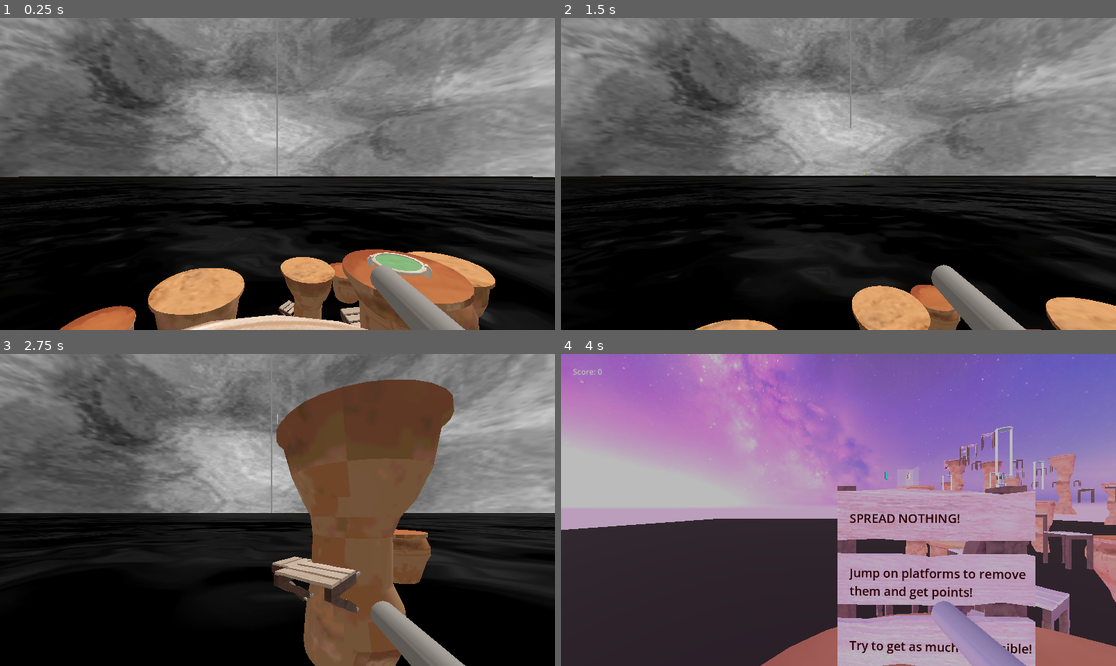
Above: before the commit, frames 1-4 (two rows, left to right).
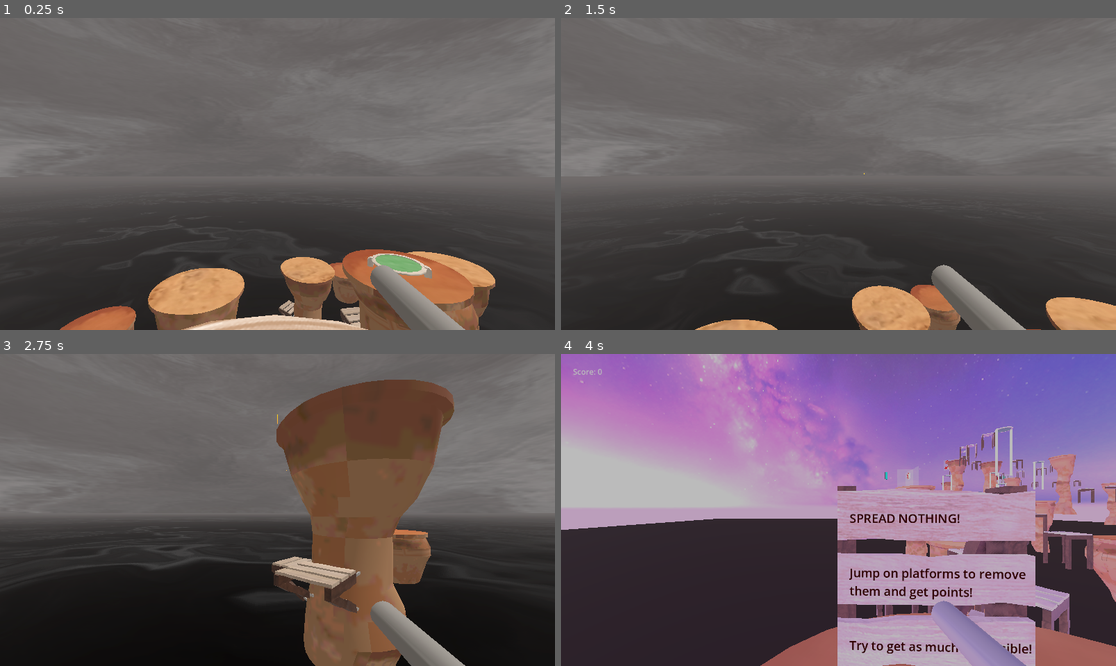
Above: after the commit, the same moments.

Repository: MangiameliFabio/NordicGameJam2026
Game: Godot game, scene res://Levels/DomTest.tscn
Two runs of this game, one before a commit and one after it. Both use one fixed random seed, a clock stepped at 60 frames per second and the inputs below. This scene is started directly instead of the project's main scene.
Inputs (mouse positions are in pixels of both pictures, inside the frame that each line leads up to):
- Up to frame 1 (0.25 s): no input
- Up to frame 2 (1.5 s): tap Enter at 0.5 s; move the mouse to (866, 174) at 0.52 s; press the mouse at (866, 174) at 0.53 s; hold W (Forward) from 0.53 s (still down); tap Space (Jump) at 0.77 s; move the mouse to (810, 174) at 1.27 s; release the mouse at (810, 174) at 1.28 s; tap Shift (Sprint) at 1.35 s
- Up to frame 3 (2.75 s): keep holding W (Forward); tap Space (Jump) at 1.52 s; move the mouse to (288, 503) at 2.02 s; press the mouse at (288, 503) at 2.03 s
- Up to frame 4 (4 s): move the mouse to (832, 516) at 2.77 s; release the mouse at (832, 516) at 2.78 s; tap Shift (Sprint) at 2.85 s; tap Space (Jump) at 3.02 s; release W (Forward) at 3.5 s; click "Restart" at 3.5 s

The runs differ from the first frame. In frame 1, 61% of the frame differs, in the area x 0-100%, y 0-100%; in frame 2, 68%; in frame 3, 35%; in frame 4, nothing differs.

Commit message:
domtest level at 22:29 hehe

Diff:
--- a/Levels/DomTest.tscn
+++ b/Levels/DomTest.tscn
@@ -16,10 +16,14 @@
 colors = PackedColorArray(0, 0, 0, 1, 0.4054054, 0.4054054, 0.4054054, 1, 1, 1, 1, 1)
 
 [sub_resource type="FastNoiseLite" id="FastNoiseLite_46fj2"]
+noise_type = 0
+frequency = 0.0064
 domain_warp_enabled = true
 domain_warp_type = 2
 
 [sub_resource type="NoiseTexture2D" id="NoiseTexture2D_bv3s5"]
+height = 1024
+generate_mipmaps = false
 noise = SubResource("FastNoiseLite_46fj2")
 color_ramp = SubResource("Gradient_6hxdk")
 seamless = true
@@ -42,10 +46,12 @@
 glow_enabled = true
 glow_bloom = 0.1
 glow_blend_mode = 0
+fog_enabled = true
 fog_light_color = Color(0.566096, 0.54439425, 0.54151064, 1)
 fog_light_energy = 0.57
+fog_density = 0.0046
+fog_sky_affect = 0.751
 fog_depth_begin = 74.5
-volumetric_fog_enabled = true
 volumetric_fog_density = 0.024
 volumetric_fog_albedo = Color(0.8047426, 0.80474263, 0.8047426, 1)
 volumetric_fog_emission = Color(0.021434618, 0.02143464, 0.021434633, 1)
@@ -99,7 +105,7 @@
 albedo_color = Color(0.1237779, 0.080803774, 0, 1)
 
 [sub_resource type="BoxShape3D" id="BoxShape3D_o0x4h"]
-size = Vector3(278.70215, 1, 291.31445)
+size = Vector3(334.2331, 1, 352.64014)
 
 [node name="DomTest" type="Node3D" unique_id=2091618539]
 
@@ -112,8 +118,9 @@
 environment = SubResource("Environment_bvi20")
 
 [node name="DirectionalLight3D" type="DirectionalLight3D" parent="." unique_id=72789605]
-transform = Transform3D(0.86717135, 0.20996083, 0.45158637, -0.30191317, -0.49950698, 0.81199825, 0.39605835, -0.8404816, -0.36976817, 0, 15.284137, 0)
+transform = Transform3D(0.86717147, 0.20996082, 0.45158648, -0.4359105, -0.118483126, 0.89215696, 0.24082336, -0.9705043, -0.011221021, 0, 15.284137, 0)
 light_color = Color(0.9365489, 0.9073955, 0.87830734, 1)
+light_energy = 0.9
 light_volumetric_fog_energy = 1.158
 
 [node name="Platform1" parent="." unique_id=519910090 instance=ExtResource("2_r83mg")]
@@ -128,6 +135,18 @@
 [node name="Platform10" parent="." unique_id=998525585 instance=ExtResource("3_dyrbm")]
 transform = Transform3D(-0.2978592, 0, 0.035775926, 0, 0.29999992, 0, -0.035775926, 0, -0.2978592, -2.1558204, 1.5539551, -9.985995)
 
+[node name="Platform79" parent="." unique_id=1784405921 instance=ExtResource("3_dyrbm")]
+transform = Transform3D(0.24664322, 0, -0.17078386, 0, 0.29999992, 0, 0.17078386, 0, 0.24664322, -10.807211, 2.4720476, -2.16708)
+
+[node name="Platform80" parent="." unique_id=852147279 instance=ExtResource("3_dyrbm")]
+transform = Transform3D(-0.28580797, 0, -0.09117999, 0, 0.2999999, 0, 0.09117999, 0, -0.28580797, -9.975079, 2.4720476, -6.7185574)
+
+[node name="Platform81" parent="." unique_id=1469763951 instance=ExtResource("3_dyrbm")]
+transform = Transform3D(-0.26284406, 0, 0.14461327, 0, 0.2999999, 0, -0.14461327, 0, -0.26284406, -9.812509, 5.402916, -8.772162)
+
+[node name="Platform82" parent="." unique_id=152183490 instance=ExtResource("3_dyrbm")]
+transform = Transform3D(-0.29245403, 0, 0.06686274, 0, 0.2999999, 0, -0.06686274, 0, -0.29245403, -8.751872, 5.402916, -0.2540505)
+
 [node name="Platform11" parent="." unique_id=557838443 instance=ExtResource("3_dyrbm")]
 transform = Transform3D(-0.169814, 0, 0.24731198, 0, 0.29999995, 0, -0.24731198, 0, -0.169814, -0.12461579, 3.1291504, -11.442715)
 
@@ -155,12 +174,24 @@
 [node name="Platform2" parent="." unique_id=931645337 instance=ExtResource("4_bvi20")]
 transform = Transform3D(0.3, 0, 0, 0, 0.3, 0, 0, 0, 0.3, -1.1026123, 2.0196848, -0.19207287)
 
+[node name="Platform77" parent="." unique_id=1312546904 instance=ExtResource("4_bvi20")]
+transform = Transform3D(0.28026506, 0, 0.107011616, 0, 0.29999998, 0, -0.107011616, 0, 0.28026506, -7.1339445, 1.8377702, -3.9076462)
+
+[node name="Platform78" parent="." unique_id=260560594 instance=ExtResource("4_bvi20")]
+transform = Transform3D(0.2993532, 0, 0.019688867, 0, 0.29999998, 0, -0.019688867, 0, 0.2993532, -9.251313, 1.9909718, -3.844347)
+
 [node name="Platform12" parent="." unique_id=360391248 instance=ExtResource("4_bvi20")]
 transform = Transform3D(0.2564627, 0, -0.15564987, 0, 0.29999998, 0, 0.15564987, 0, 0.2564627, 5.6529922, 1.8561792, -7.1262035)
 
 [node name="Platform16" parent="." unique_id=1511833694 instance=ExtResource("4_bvi20")]
 transform = Transform3D(0.14248918, 0, -0.26400158, 0, 0.3, 0, 0.26400158, 0, 0.14248918, 2.2257962, 12.056587, -7.5151377)
 
+[node name="Platform84" parent="." unique_id=1993156567 instance=ExtResource("4_bvi20")]
+transform = Transform3D(0.22669432, 0, -0.19649345, 0, 0.30000004, 0, 0.19649345, 0, 0.22669432, -4.317868, 8.649329, -4.514451)
+
+[node name="Platform85" parent="." unique_id=663092569 instance=ExtResource("4_bvi20")]
+transform = Transform3D(0.2993604, 0, -0.019579127, 0, 0.30000004, 0, 0.019579127, 0, 0.2993604, -1.4677329, 8.285732, -4.514451)
+
 [node name="Platform38" parent="." unique_id=1922438640 instance=ExtResource("4_bvi20")]
 transform = Transform3D(-0.0595117, 0.03186322, -0.29230654, 0.009380387, 0.29828736, 0.030605372, 0.2938884, -0.0030685766, -0.060168244, -0.82520306, 12.758183, -7.049433)
 
@@ -169,6 +200,9 @@
 
 [node name="Platform17" parent="." unique_id=2010288662 instance=ExtResource("4_bvi20")]
 transform = Transform3D(0.29979658, 0, 0.0110454485, 0, 0.30000004, 0, -0.0110454485, 0, 0.29979658, 4.245002, 12.056587, -10.73626)
+
+[node name="Platform86" parent="." unique_id=433179437 instance=ExtResource("4_bvi20")]
+transform = Transform3D(0.26005855, 0, -0.14956447, 0, 0.30000007, 0, 0.14956447, 0, 0.26005855, 10.53214, 10.225233, -7.8405766)
 
 [node name="Platform18" parent="." unique_id=2012218556 instance=ExtResource("4_bvi20")]
 transform = Transform3D(0.1275253, 0, 0.2715461, 0, 0.30000007, 0, -0.2715461, 0, 0.1275253, 2.3798337, 12.056587, -13.074059)
@@ -409,6 +443,14 @@
 transform = Transform3D(-0.69492203, 0, -0.71908516, 0, 1, 0, 0.71908516, 0, -0.69492203, -1.7538157, -0.6594162, -30.206184)
 CollapseMaxSpeed = 2.5
 
+[node name="Pillar30" parent="." unique_id=2061054552 instance=ExtResource("6_dyrbm")]
+transform = Transform3D(-0.69492203, 0, -0.71908516, 0, 1, 0, 0.71908516, 0, -0.69492203, -1.7538157, -5.0256033, -19.213852)
+CollapseMaxSpeed = 2.5
+
+[node name="Pillar31" parent="." unique_id=953756462 instance=ExtResource("6_dyrbm")]
+transform = Transform3D(-0.69492203, 0, -0.71908516, 0, 1, 0, 0.71908516, 0, -0.69492203, -13.94226, -4.647623, -16.229418)
+CollapseMaxSpeed = 2.5
+
 [node name="Pillar25" parent="." unique_id=1435642641 instance=ExtResource("6_dyrbm")]
 transform = Transform3D(-0.69492203, 0, -0.71908516, 0, 1, 0, 0.71908516, 0, -0.69492203, -13.430292, -2.2856398, -3.9779854)
 CollapseMaxSpeed = 2.5
@@ -451,8 +493,14 @@
 [node name="Platform74" parent="." unique_id=2037512104 instance=ExtResource("3_dyrbm")]
 transform = Transform3D(0.24700333, 0, -0.17026259, 0, 0.29999992, 0, 0.17026259, 0, 0.24700333, 14.175828, 3.4597564, -14.662906)
 
+[node name="Platform87" parent="." unique_id=488802313 instance=ExtResource("3_dyrbm")]
+transform = Transform3D(0.04537306, 0, -0.296549, 0, 0.29999992, 0, 0.296549, 0, 0.04537306, 11.266411, 2.8250003, -12.732581)
+
 [node name="Platform75" parent="." unique_id=1931070722 instance=ExtResource("3_dyrbm")]
 transform = Transform3D(0.29301742, 0, -0.06434898, 0, 0.29999992, 0, 0.06434898, 0, 0.29301742, 15.086182, 7.809112, -16.1143)
+
+[node name="Platform83" parent="." unique_id=1389878407 instance=ExtResource("3_dyrbm")]
+transform = Transform3D(0.2971218, 0, -0.04145634, 0, 0.29999992, 0, 0.04145634, 0, 0.2971218, 11.305953, 8.397511, 0.24408722)
 
 [node name="Platform76" parent="." unique_id=1480856437 instance=ExtResource("3_dyrbm")]
 transform = Transform3D(-0.025463365, 0, 0.29891738, 0, 0.29999995, 0, -0.29891738, 0, -0.025463365, 10.320114, 7.809112, -20.994566)
@@ -467,7 +515,7 @@
 script = ExtResource("8_bv3s5")
 
 [node name="CollisionShape3D" type="CollisionShape3D" parent="LoseCollider" unique_id=1282226178]
-transform = Transform3D(1, 0, 0, 0, 1, 0, 0, 0, 1, 0.30664063, 8.738926, 0.12597656)
+transform = Transform3D(0.99999803, 0, -1.0430813e-07, 0, 1, 0, 1.0430813e-07, 0, 0.99999803, 9.977087, 8.738926, -8.894272)
 shape = SubResource("BoxShape3D_o0x4h")
 
 [node name="Platform51" parent="." unique_id=834458887 instance=ExtResource("3_dyrbm")]
@@ -484,6 +532,9 @@
 [node name="BouncePlatform" parent="." unique_id=607921131 instance=ExtResource("7_bvi20")]
 transform = Transform3D(1, 0, 0, 0, 1, 0, 0, 0, 1, -1.1427064, 3.047626, 4.499026)
 
+[node name="BouncePlatform12" parent="." unique_id=1631354555 instance=ExtResource("7_bvi20")]
+transform = Transform3D(0.7967409, 0, -0.60432106, 0, 1, 0, 0.60432106, 0, 0.7967409, -10.944063, 3.950338, 0.7943702)
+
 [node name="BouncePlatform3" parent="." unique_id=2035404789 instance=ExtResource("7_bvi20")]
 transform = Transform3D(0.9204912, 0, -0.39076328, 0, 1, 0, 0.39076328, 0, 0.9204912, 9.384705, 6.2295012, 4.499026)
 
@@ -499,8 +550,14 @@
 [node name="BouncePlatform5" parent="." unique_id=587575761 instance=ExtResource("7_bvi20")]
 transform = Transform3D(-0.32662416, 0, -0.9451543, 0, 1, 0, 0.9451543, 0, -0.32662416, 11.338341, 3.7182941, -24.446398)
 
+[node name="BouncePlatform10" parent="." unique_id=1328835257 instance=ExtResource("7_bvi20")]
+transform = Transform3D(0.48866686, 0, -0.87247044, 0, 1, 0, 0.87247044, 0, 0.48866686, 7.0107565, 1.2522309, -20.15105)
+
+[node name="BouncePlatform11" parent="." unique_id=2146141965 instance=ExtResource("7_bvi20")]
+transform = Transform3D(0.83858514, 0, -0.54477084, 0, 1, 0, 0.54477084, 0, 0.83858514, -3.4847841, 0.85833526, -7.1262054)
+
 [node name="BouncePlatform6" parent="." unique_id=548824696 instance=ExtResource("7_bvi20")]
-transform = Transform3D(0.8820364, 0, -0.47118127, 0, 1, 0, 0.47118127, 0, 0.8820364, 15.873005, 12.101818, -24.818022)
+transform = Transform3D(0.8820364, 0, -0.47118127, 0, 0.60907626, 0, 0.47118127, 0, 0.8820364, 15.873005, 12.101818, -24.818022)
 
 [node name="BouncePlatform8" parent="." unique_id=966958725 instance=ExtResource("7_bvi20")]
 transform = Transform3D(0.4874025, 0, -0.8731774, 0, 1, 0, 0.8731774, 0, 0.4874025, 21.017756, 1.9014883, -18.187546)
@@ -513,5 +570,5 @@
 
 [node name="ThiccPillah" parent="." unique_id=905257151 instance=ExtResource("9_46fj2")]
 transform = Transform3D(1, 0, 0, 0, 1, 0, 0, 0, 1, 10.83832, 0, -16.53531)
-CollapseMaxSpeed = 0.1
+CollapseMaxSpeed = 0.2
 CollapseAcceleration = 1.5
